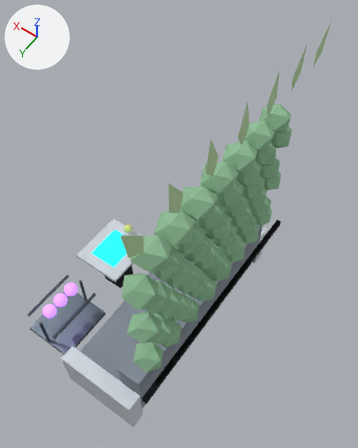
Before and after pictures for a commit that changed the glTF model godot/assets/models/tt_bowl_settee.glb.
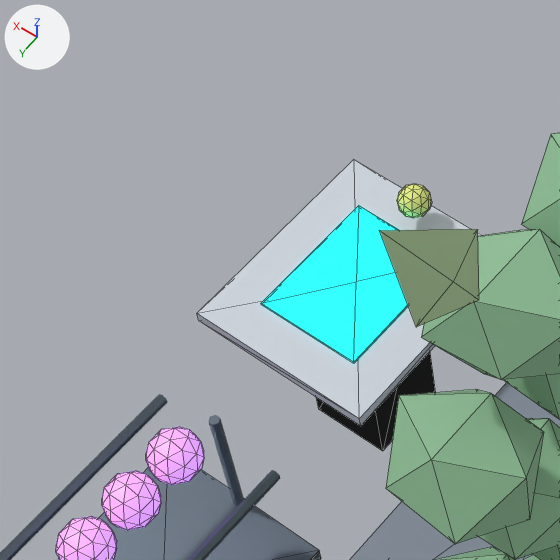
Old and new are each drawn whole from a 50 mm camera at (-2.41, 2.74, 6.41) aimed at (-0.38, -0.11, 1.93) and again close up on the part from 8% to 46% of the width and 40% to 70% of the height. The axes (+X, +Y, +Z) are drawn at upper left. The lights are the same throughout. The last two pictures show the newer version. The close-ups show mesh edges as thin lines. Objects named as collision shapes, trigger or cutter boxes, shadow casters or lower levels of detail are left out.

The first close-up shows 'Console_Ball', 'Console_Pedestal', 'Console_Screen', 'Console_Top', 'Leaf_Crests', 'Moss_Wall', 'Rack_Balls', 'Rack_Frame', 'Rack_Posts', 'Rack_Rail', 'Settee_Seat'.
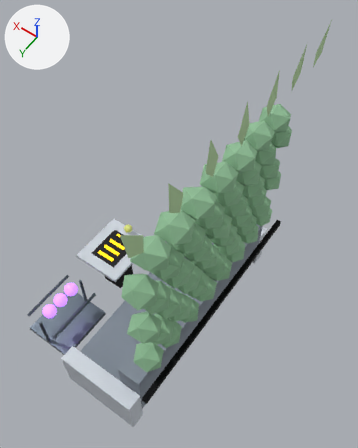
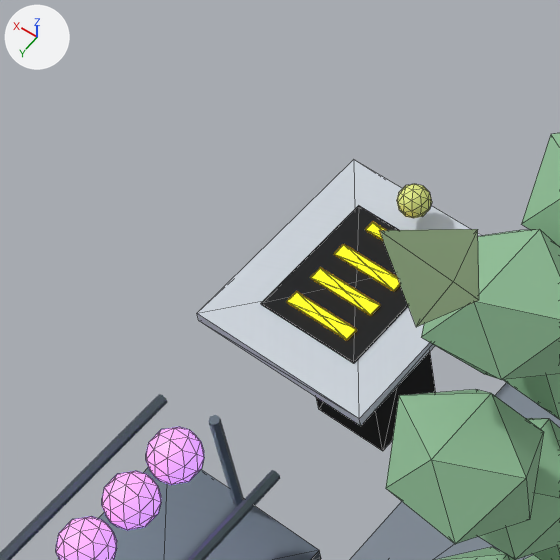
Location of each change, (x1, y1, x2, y2) in pixels of the close-ups (560 x 560 px):
'Console_Screen', recoloured (darker): (261, 205, 408, 363) in both
'Console_Rows', added (yellow): after (287, 244, 400, 340)
'Console_Tick', added: after (365, 222, 386, 241)

The change, as a list of edits to the scene's bpy script:
```text
Add mat_tt_amberled:
    mat_tt_amberled = principled_material('TT_AmberLED')
    mat_tt_amberled.base_color = (1.0, 0.584, 0.0)  # yellow #ffc900
    mat_tt_amberled.roughness = 0.4
    mat_tt_amberled.emission_color = (1.0, 0.584, 0.0)  # yellow #ffc900
    mat_tt_amberled.emission_strength = 1.0
Change me_console_screen:
    where me_console_screen.from_pydata(...)  # 10 vertices, 16 faces; spans x 0.452..0.852, y -0.25..0.25, z 0.738..0.748
    remove me_console_screen.materials.append(mat_tt_cyanled)  # cyan #00f4ff, glowing cyan #00f3ff
    add me_console_screen.materials.append(mat_tt_carbonslate)
Add me_console_tick:
    me_console_tick.from_pydata([(0.762, -0.22, 0.752), (0.762, -0.22, 0.758), (0.542, -0.22, 0.752), (0.542, -0.22, 0.758), (0.542, -0.18, 0.752), (0.542, -0.18, 0.758), (0.762, -0.18, 0.752), (0.762, -0.18, 0.758), (0.652, -0.2, 0.752), (0.652, -0.2, 0.758)], [], [(0, 1, 2), (2, 1, 3), (2, 3, 4), (4, 3, 5), (4, 5, 6), (6, 5, 7), (6, 7, 0), (0, 7, 1), (8, 2, 0), (8, 4, 2), (8, 6, 4), (8, 0, 6), (9, 1, 3), (9, 3, 5), (9, 5, 7), (9, 7, 1)])
    me_console_tick.materials.append(mat_tt_amberled)  # yellow #ffc900, glowing yellow #ffc900
Add me_console_rows:
    me_console_rows.from_pydata(...)  # 30 vertices, 48 faces; spans x 0.522..0.782, y -0.09..0.2, z 0.752..0.758
    me_console_rows.materials.append(mat_tt_amberled)  # yellow #ffc900, glowing yellow #ffc900
Add ob_console_tick:
    ob_console_tick = bpy.data.objects.new('Console_Tick', me_console_tick)
    ob_console_tick.location = (0.0, 0.0, 0.0)
Add ob_console_rows:
    ob_console_rows = bpy.data.objects.new('Console_Rows', me_console_rows)
    ob_console_rows.location = (0.0, 0.0, 0.0)
```
